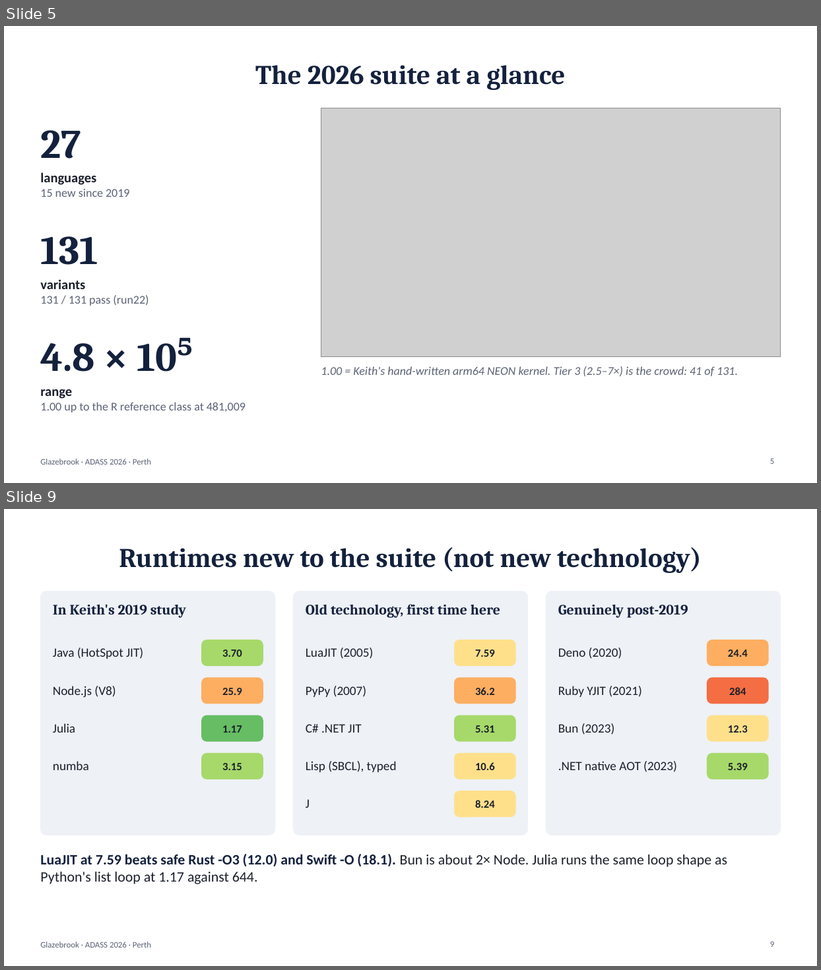
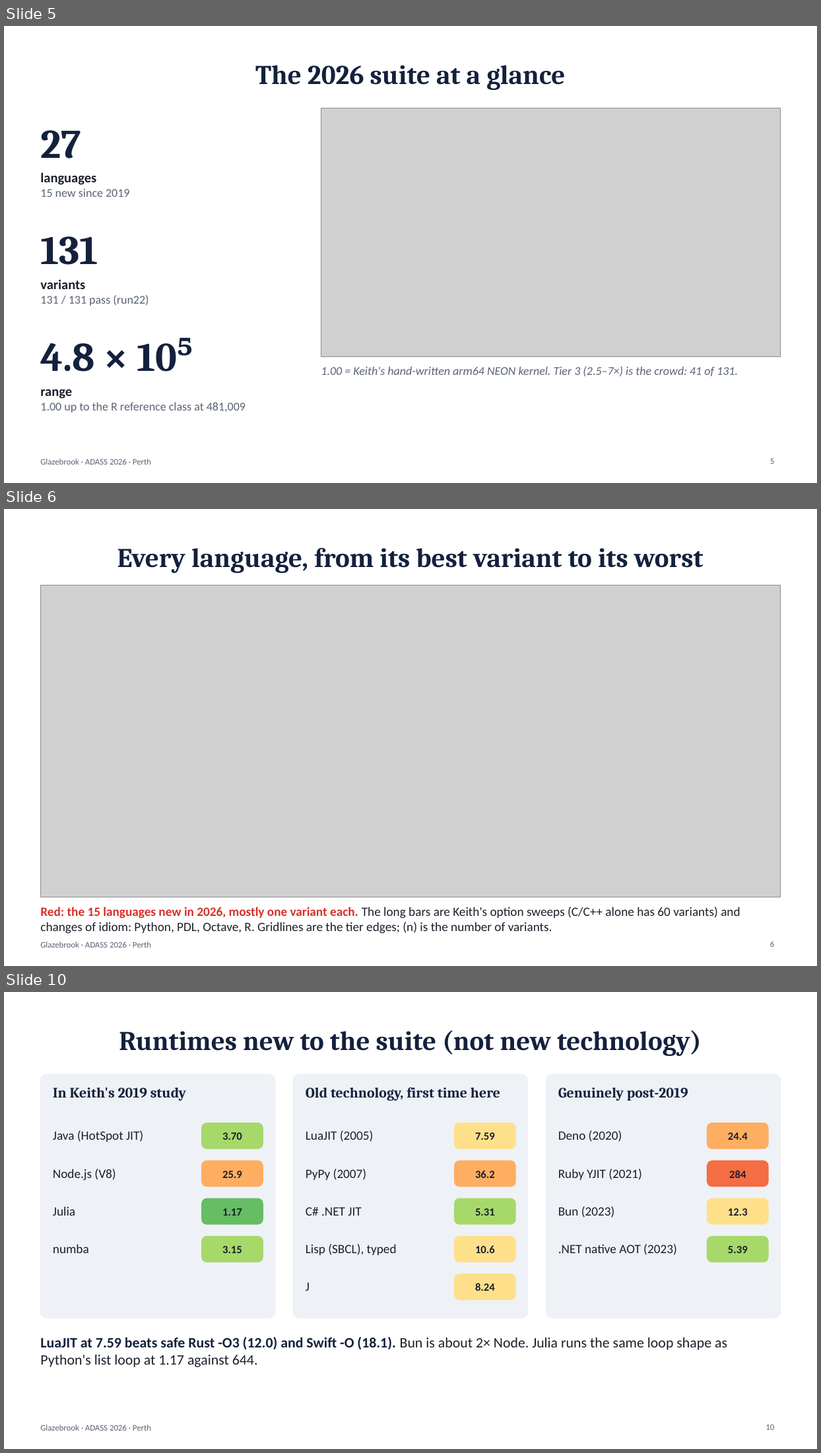
Before and after one commit to karlglazebrook/ADASS2026, a slide deck: talk/ADASS2026-talk.pptx. Shown one above the other, each under a label of ours: slides 5 and 9 before the commit, slides 5, 6 and 10 after it; the slides between them are not shown. The pictures are 821x970 and 821x1453 pixels, drawn with LibreOffice and Linux fonts; fonts in the diff are those of the drawing; grey boxes stand for pictures. Boxes give left, top, right and bottom in pixels: in the first picture for what was removed or moved away, otherwise in the second. Text is boxed around its words. In the diff, an @@ line names an element or a change of style, - is before the commit and + after.

```diff
--- a/talk/ADASS2026-talk.pptx
+++ b/talk/ADASS2026-talk.pptx
@@ slide 6 added at (4, 509, 817, 966), background #FFFFFF; not listed: 1 template element that a slide beside it also shows @@
@@ title added at (118, 548, 704, 573), 32 pt, text #14213D, bold @@
+Every language, from its best variant to its worst
@@ picture added at (40, 586, 781, 898) @@
@@ text added at (40, 907, 740, 934), 15 pt, text #1B1F2B @@
+Red: the 15 languages new in 2026, mostly one variant each. The long bars are Keith's option sweeps (C/C++ alone has 60 variants) and changes of idiom: Python, PDL, Octave, R. Gridlines are the tier edges; (n) is the number of variants.
@@ page number added at (770, 941, 774, 947), 10 pt, text #5A6275 @@
+6
@@ what was slide 9 is now slide 10 @@
@@ page number at (766, 1425, 774, 1430): text changed @@
-9
+10
```
Also in this commit, not shown: 9 slides changed, 2 other slides added, 1 slide removed, 7 other files.
